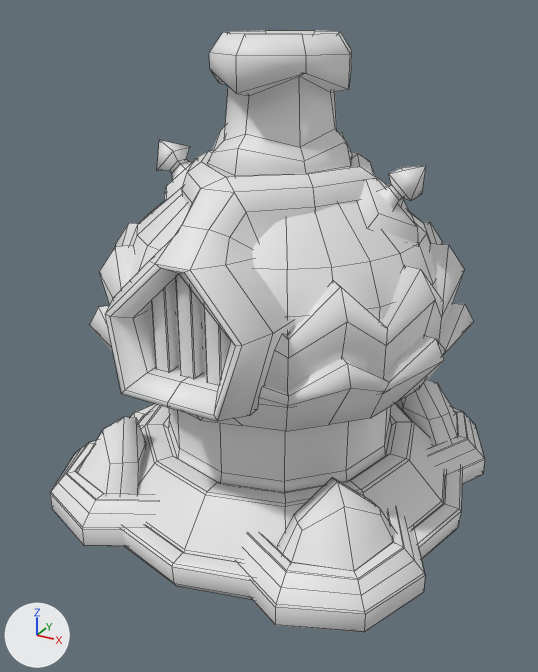
Renders of the FBX model Assets/Towers/Flame Tower/Models/FlameTower_LevelB3.fbx from each side of a commit.
The view is the same before and after, from a camera (50 mm lens) standing at (0.781, -1.478, 1.133) and looking at (0.0, -0.059, 0.424). Every picture has the same lights, and +X, +Y and +Z are marked at lower left. Mesh edges are drawn as thin lines. Where no turn or scale is listed for an object, it has been applied to the vertices.

Objects in the first picture: 'Level B3 Base', 'Level B3 Turret'.
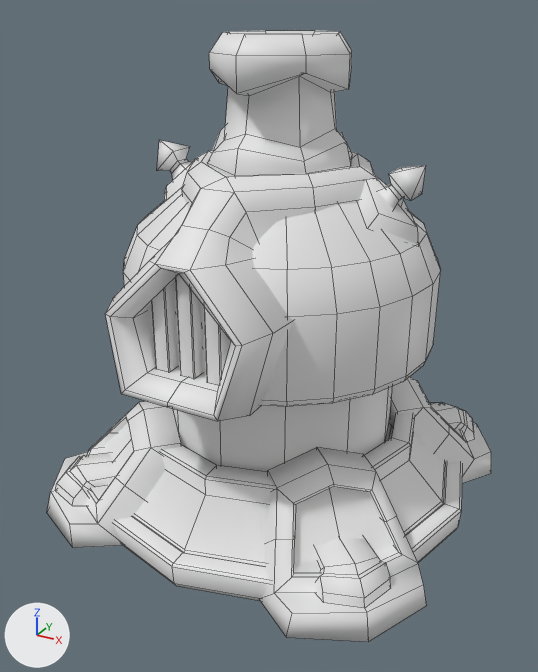
Diff of the bpy script that builds the scene:
```diff
--- a/Assets/Towers/Flame Tower/Models/FlameTower_LevelB3.fbx.py
+++ b/Assets/Towers/Flame Tower/Models/FlameTower_LevelB3.fbx.py
@@ me_cylinder_050 @@
 # used by ob_level_b3_base; location = (0.0, 0.0, 0.0)
-me_cylinder_050.from_pydata(...)  # 529 vertices, 452 faces; spans x -0.483..0.483, y -0.483..0.483, z -0.005..0.438
+me_cylinder_050.from_pydata(...)  # 532 vertices, 452 faces; spans x -0.492..0.492, y -0.491..0.491, z -0.005..0.438
+# me_cylinder_050 part 1: the loose piece of 75 vertices spanning x -0.482..-0.03, y -0.479..-0.027, z -0.005..0.105 is rebuilt with 53 vertices and now spans x -0.492..-0.112, y -0.491..-0.111, z 0.0..0.249
+# me_cylinder_050 part 2: the loose piece of 75 vertices spanning x 0.024..0.476, y 0.027..0.481, z -0.005..0.105 is rebuilt with 53 vertices and now spans x 0.112..0.492, y 0.111..0.491, z 0.0..0.249
+# me_cylinder_050 part 3: the loose piece of 75 vertices spanning x 0.024..0.476, y -0.479..-0.027, z -0.005..0.105 is rebuilt with 53 vertices and now spans x 0.112..0.492, y -0.491..-0.111, z 0.0..0.249
+# me_cylinder_050 part 4: the loose piece of 18 vertices spanning x 0.184..0.407, y -0.407..-0.178, z 0.093..0.235 is rebuilt with 6 vertices and now spans x 0.19..0.41, y -0.408..-0.188, z 0.083..0.212
+# me_cylinder_050 part 5: the loose piece of 18 vertices spanning x 0.184..0.407, y 0.178..0.407, z 0.093..0.235 is rebuilt with 6 vertices and now spans x 0.19..0.41, y 0.188..0.408, z 0.083..0.212
+# me_cylinder_050 part 6: the loose piece of 18 vertices spanning x -0.407..-0.184, y -0.407..-0.178, z 0.093..0.235 is rebuilt with 6 vertices and now spans x -0.41..-0.19, y -0.408..-0.188, z 0.083..0.212
+# me_cylinder_050 part 7: a new loose piece of 26 vertices spanning x -0.428..-0.217, y -0.428..-0.217, z 0.054..0.123
+# me_cylinder_050 part 8: a new loose piece of 26 vertices spanning x 0.217..0.428, y -0.428..-0.217, z 0.054..0.123
+# me_cylinder_050 part 9: a new loose piece of 26 vertices spanning x 0.217..0.428, y 0.217..0.428, z 0.054..0.123
+# me_cylinder_050 part 10: 13 vertices removed from x -0.34..0.34, y -0.34..0.34, z -0.003..0.156; 48 vertices added at x -0.434..0.434, y -0.434..0.434, z -0.003..0.202
@@ me_cylinder_022 @@
 me_cylinder_022.from_pydata(...)  # 722 vertices, 576 faces; spans x -0.434..0.434, y -0.464..0.434, z 0.346..1.089
 # used by ob_level_b3_turret; location = (0.0, 0.0, 0.0)
+# me_cylinder_022 part 11: the loose piece of 122 vertices spanning x -0.434..0.434, y -0.405..0.434, z 0.346..0.524 is deleted
+# me_cylinder_022 part 12: the loose piece of 115 vertices spanning x -0.402..0.403, y -0.353..0.402, z 0.419..0.659 is deleted
```

Changed parts and their boxes (x1, y1, x2, y2) in the pictures (538 x 672 px):
'Level B3 Turret', reshaped (13% narrower)
    before: (90, 30, 474, 431)
    after: (105, 30, 440, 421)
'Level B3 Base', reshaped
    before: (50, 380, 485, 632)
    after: (47, 377, 491, 642)
part 1 of me_cylinder_050, rebuilt
    before: (50, 440, 157, 547)
    after: (47, 401, 181, 548)
part 2 of me_cylinder_050, rebuilt
    before: (430, 408, 485, 484)
    after: (390, 377, 491, 483)
part 3 of me_cylinder_050, rebuilt
    before: (237, 508, 425, 632)
    after: (260, 447, 426, 642)
part 4 of me_cylinder_050, rebuilt
    before: (277, 477, 396, 571)
    after: (294, 487, 393, 565)
part 5 of me_cylinder_050, rebuilt (not visible afterwards)
    before: (397, 380, 458, 446)
part 6 of me_cylinder_050, rebuilt
    before: (78, 417, 146, 494)
    after: (101, 423, 134, 488)
part 7 of me_cylinder_050, added
    after: (56, 453, 114, 506)
part 8 of me_cylinder_050, added
    after: (315, 537, 391, 609)
part 9 of me_cylinder_050, added
    after: (430, 402, 475, 441)
part 10 of me_cylinder_050, built on
    before: (145, 403, 414, 507)
    after: (160, 413, 415, 504)
part 11 of me_cylinder_022, deleted
    before: (90, 303, 474, 431)
part 12 of me_cylinder_022, deleted
    before: (99, 221, 465, 392)
